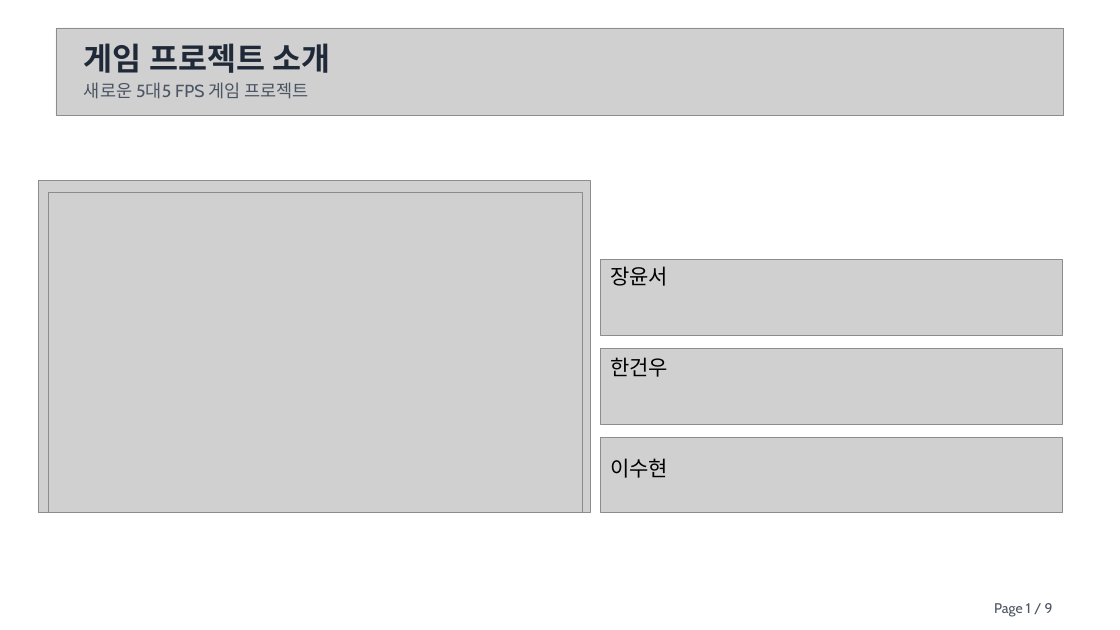
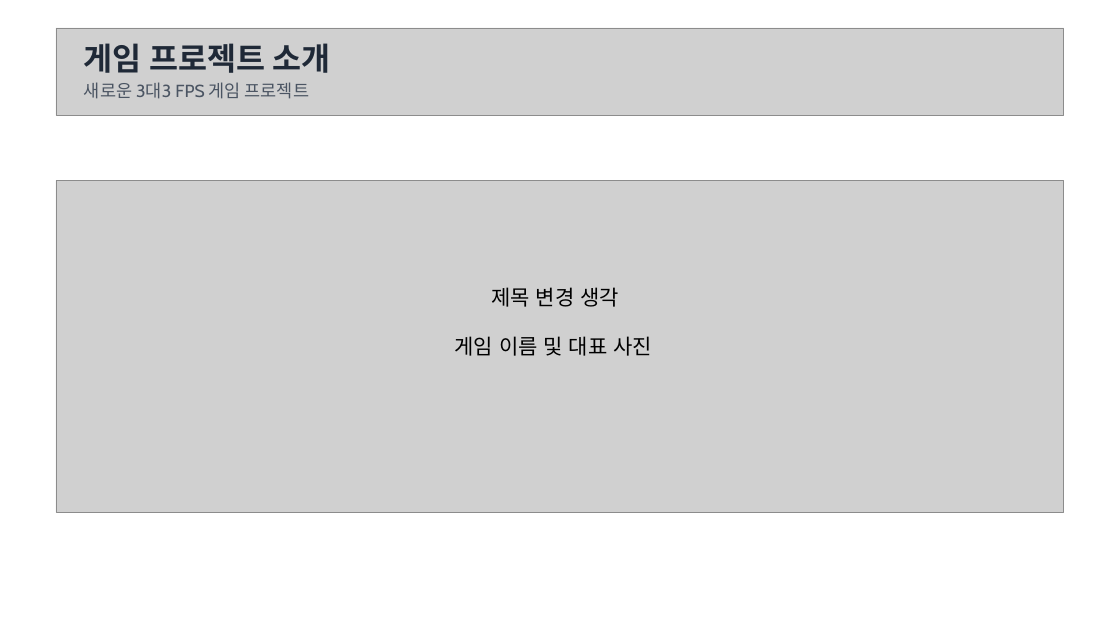
Before and after one commit to yunseo0129/2025_CapstoneGame, a slide deck: slide 1 of Design/종합설계기획.pptx. Drawn at 1120x630 pixels with LibreOffice and Linux fonts; fonts in the diff are those of the drawing; grey boxes stand for pictures; background and template pictures are left out. Boxes give left, top, right and bottom in pixels: in the first picture for what was removed or moved away, otherwise in the second. Text is boxed around its words. In the diff, an @@ line names an element or a change of style, - is before the commit and + after.

```diff
--- a/Design/종합설계기획.pptx
+++ b/Design/종합설계기획.pptx
@@ text at (84, 82, 309, 99): text changed @@
-새로운 5대5 FPS 게임 프로젝트
+새로운 3대3 FPS 게임 프로젝트
@@ picture removed at (49, 192, 583, 513) @@
@@ picture: place and size @@
-picture at (38, 181, 590, 513)
+picture at (56, 181, 1065, 513)
@@ picture removed at (601, 260, 1063, 335) @@
@@ text removed at (610, 266, 668, 286) @@
-장윤서
@@ text added at (491, 287, 619, 307), 18 pt, text #000000 @@
+제목 변경 생각
@@ text added at (455, 336, 652, 356), 18 pt, text #000000 @@
+게임 이름 및 대표 사진
@@ picture removed at (601, 349, 1063, 424) @@
@@ text removed at (610, 357, 668, 377) @@
-한건우
@@ picture removed at (601, 437, 1063, 513) @@
@@ text removed at (610, 458, 668, 478) @@
-이수현
@@ text removed at (994, 603, 1053, 617) @@
-Page 1 / 9
```
Also in this commit, not shown: 9 other slides changed, 5 slides added, 3 slides removed, 1 other file.
